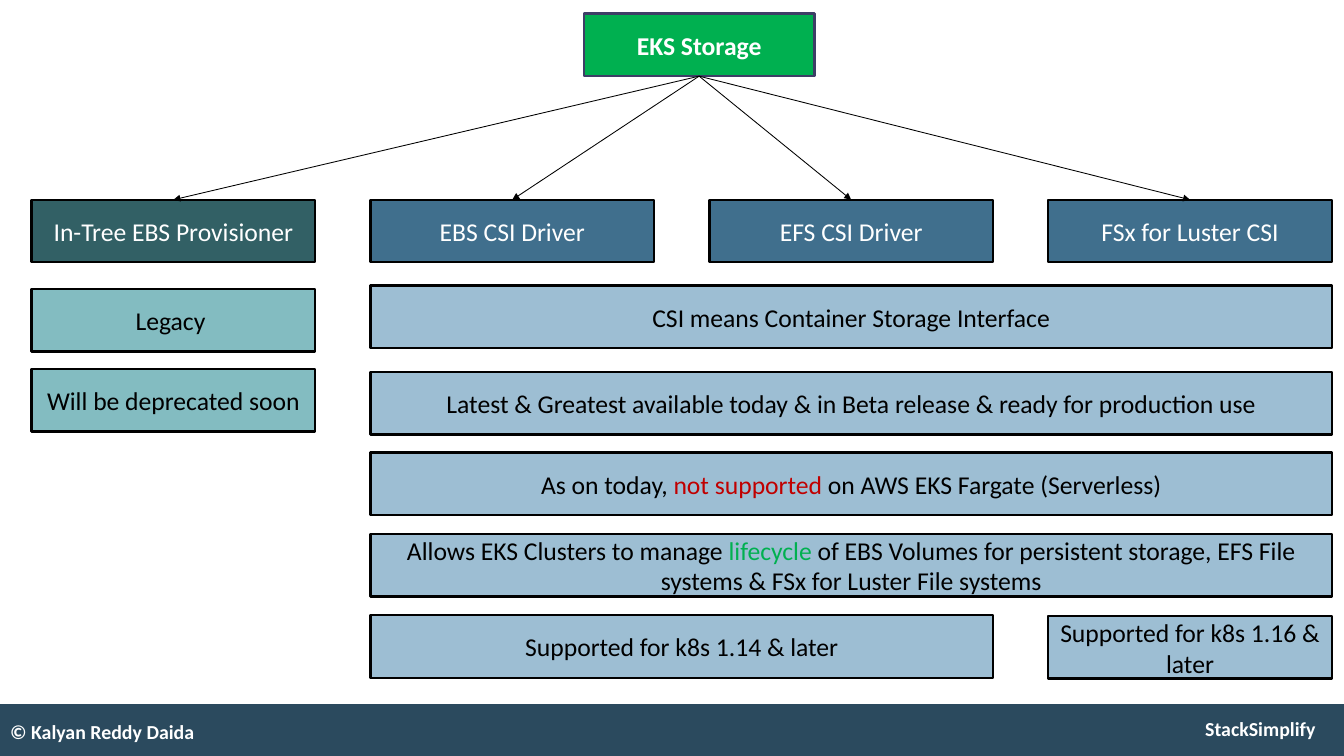
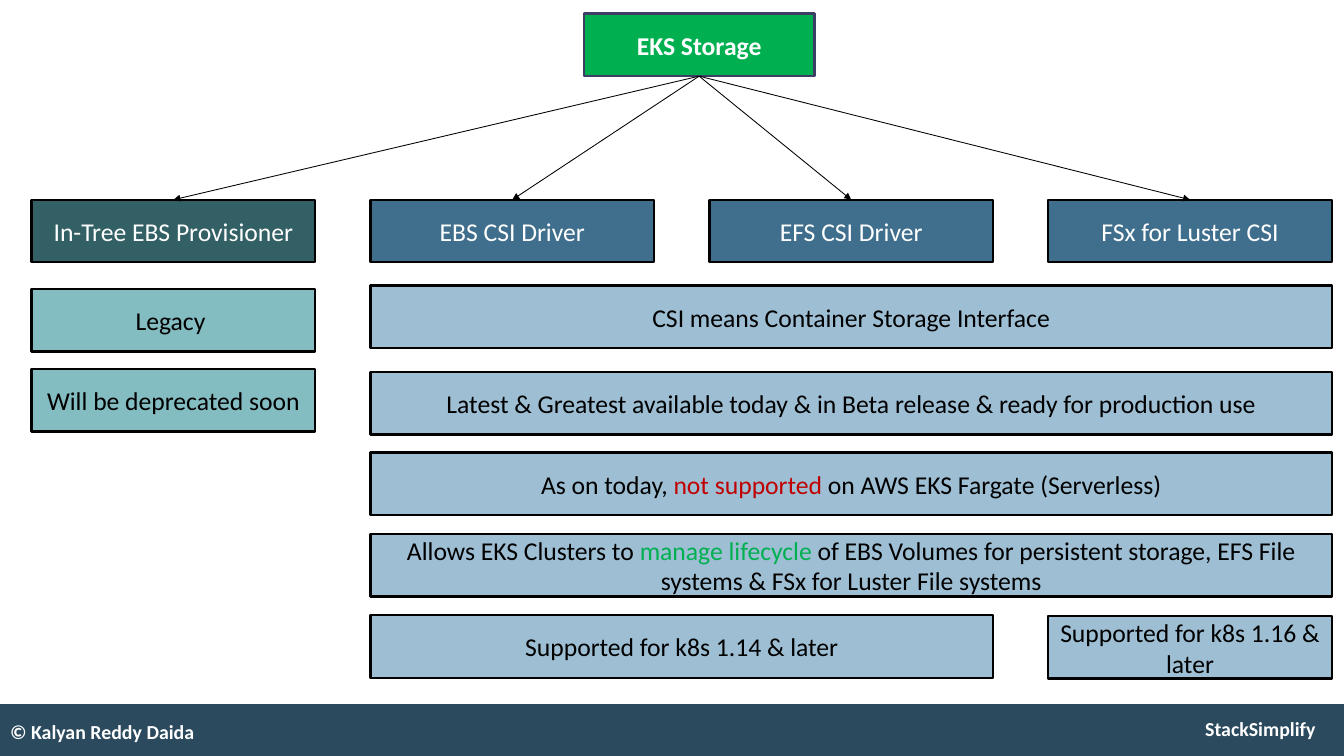
Before and after one commit to stacksimplify/aws-eks-kubernetes-masterclass, a slide deck: slide 52 of presentation/AWS-Fargate-and-EKS-Masterclass.pptx. Drawn at 1344x756 pixels with LibreOffice and Linux fonts; fonts in the diff are those of the drawing. Boxes give left, top, right and bottom in pixels: in the first picture for what was removed or moved away, otherwise in the second. Text is boxed around its words. In the diff, an @@ line names an element or a change of style, - is before the commit and + after.

```diff
--- a/presentation/AWS-Fargate-and-EKS-Masterclass.pptx
+++ b/presentation/AWS-Fargate-and-EKS-Masterclass.pptx
@@ rectangle "Allows EKS Clusters to manage ..." at (370, 534, 1331, 596): text colour #000000 to #00B050 in "manage" @@
```
Also in this commit, not shown: 3 other slides changed, 3 other files.
